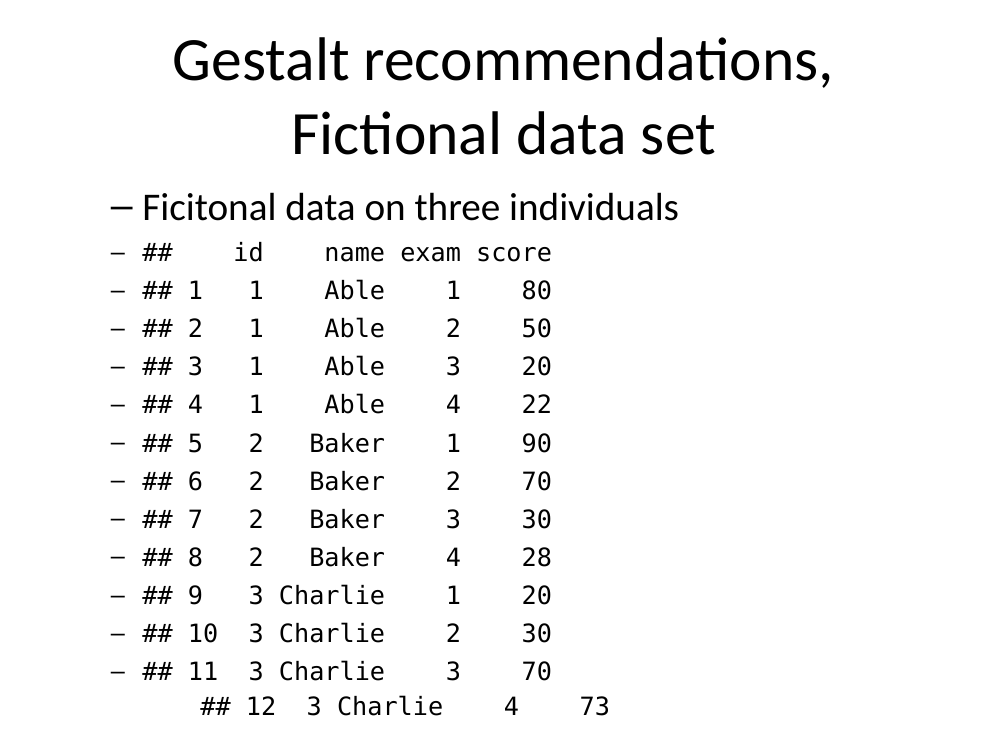
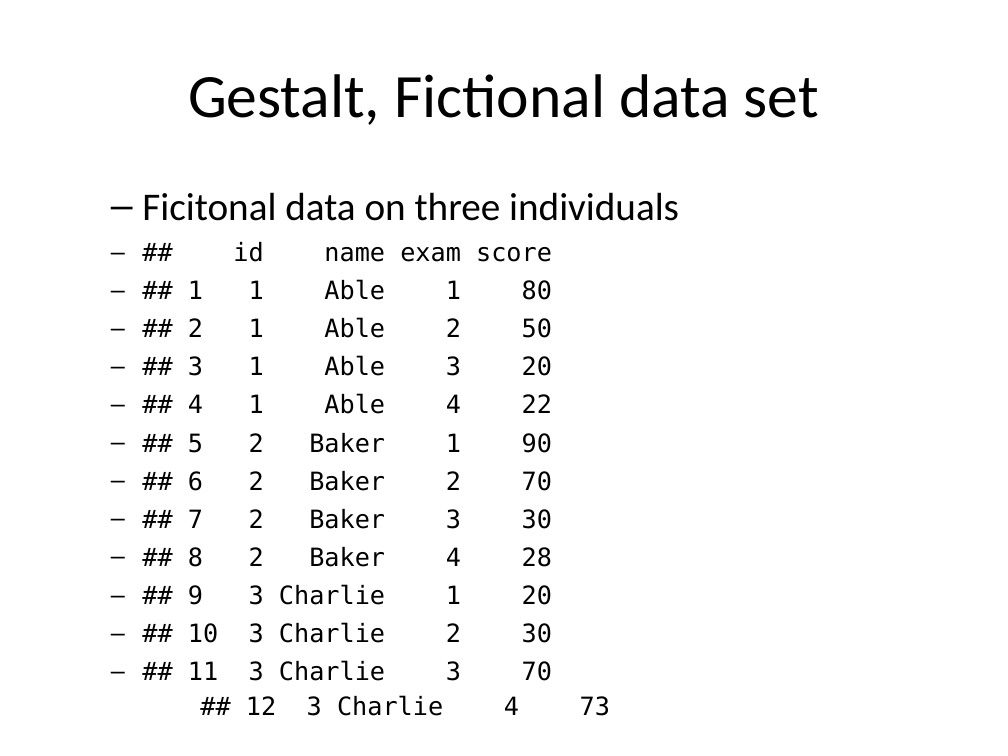
Before and after one commit to pmean/data-visualization, a slide deck: slide 3 of data-viz-03/component/recommendations-gestalt.pptx. Drawn at 1008x756 pixels with LibreOffice and Linux fonts; fonts in the diff are those of the drawing. Boxes give left, top, right and bottom in pixels: in the first picture for what was removed or moved away, otherwise in the second. Text is boxed around its words. In the diff, an @@ line names an element or a change of style, - is before the commit and + after.

Commit message:
Started work on fundamentals.Rmd in data-viz-03

```diff
--- a/data-viz-03/component/recommendations-gestalt.pptx
+++ b/data-viz-03/component/recommendations-gestalt.pptx
@@ title at (x1=188, y1=74, x2=819, y2=125): text changed @@
-Gestalt recommendations, Fictional data set
+Gestalt, Fictional data set
```
Also in this commit, not shown: 10 other slides changed, 3 slides added, 2 slides removed, 12 other files.
